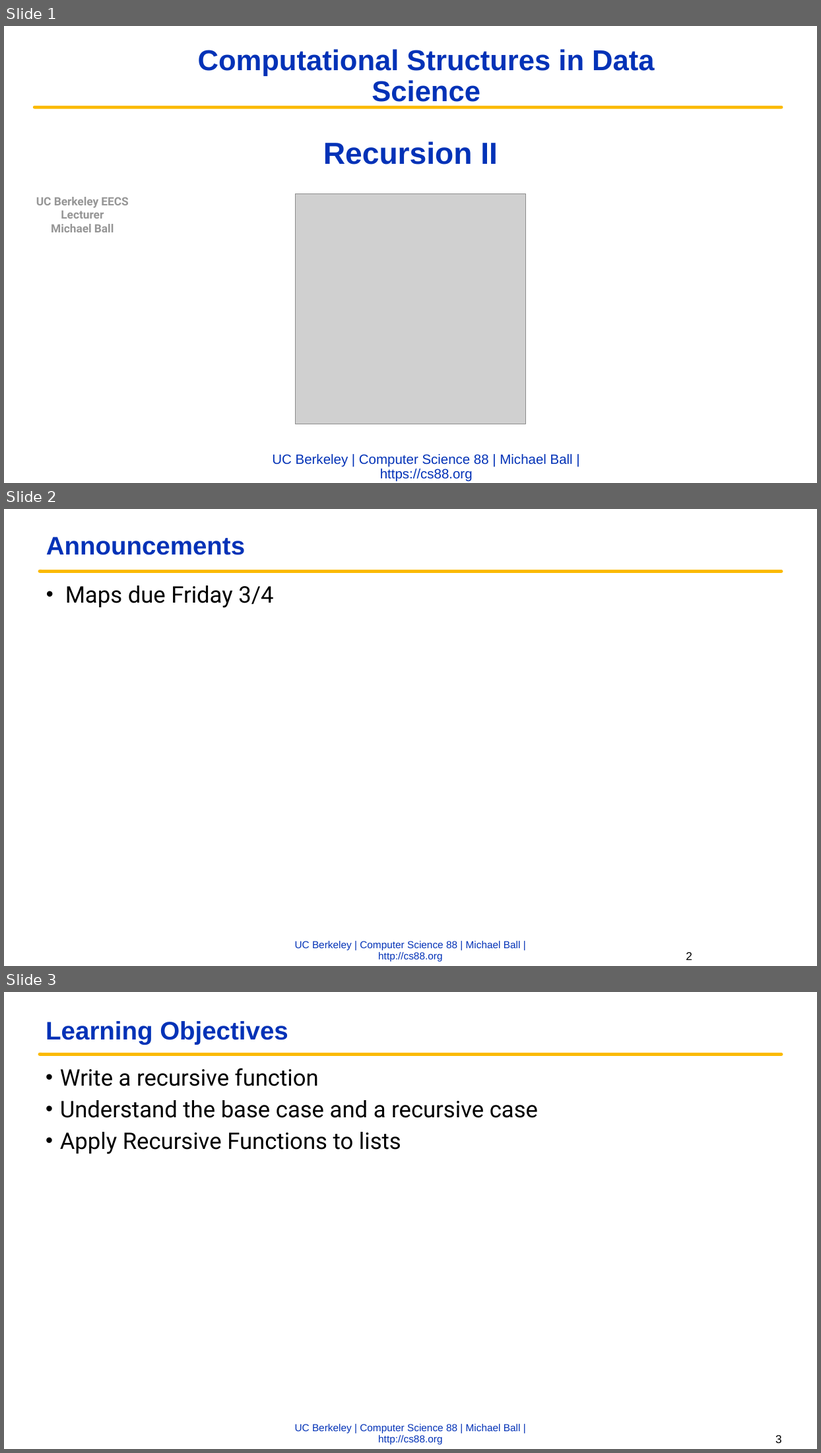
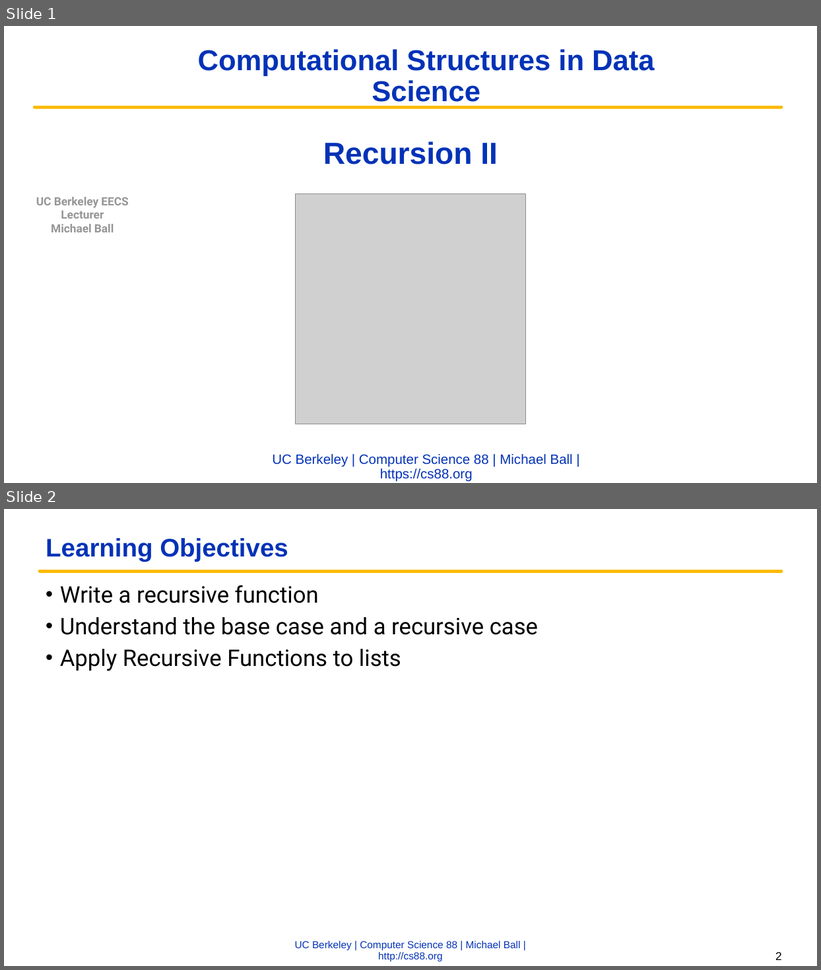
Before and after one commit to cs88-website/fa22, a slide deck: assets/slides/fa22/11-Recursion_II.pptx. Shown one above the other, each under a label of ours: slides 1, 2 and 3 before the commit, slides 1 and 2 after it. The pictures are 821x1453 and 821x970 pixels, drawn with LibreOffice and Linux fonts; fonts in the diff are those of the drawing; grey boxes stand for pictures; background and template pictures are left out. Boxes give left, top, right and bottom in pixels: in the first picture for what was removed or moved away, otherwise in the second. Text is boxed around its words. In the diff, an @@ line names an element or a change of style, - is before the commit and + after.

```diff
--- a/assets/slides/fa22/11-Recursion_II.pptx
+++ b/assets/slides/fa22/11-Recursion_II.pptx
@@ slide 2 removed at box(4, 509, 817, 966), background #FFFFFF; not listed: 2 template elements that a slide beside it also shows @@
@@ title removed at box(46, 537, 245, 555) @@
-Announcements
@@ text removed at box(65, 586, 273, 608) @@
-• Maps due Friday 3/4
@@ page number removed at box(686, 953, 692, 960) @@
-2
@@ what was slide 3 is now slide 2 @@
@@ page number at box(776, 953, 782, 960): text changed @@
-3
+2
```
Also in this commit, not shown: 5 other files.
